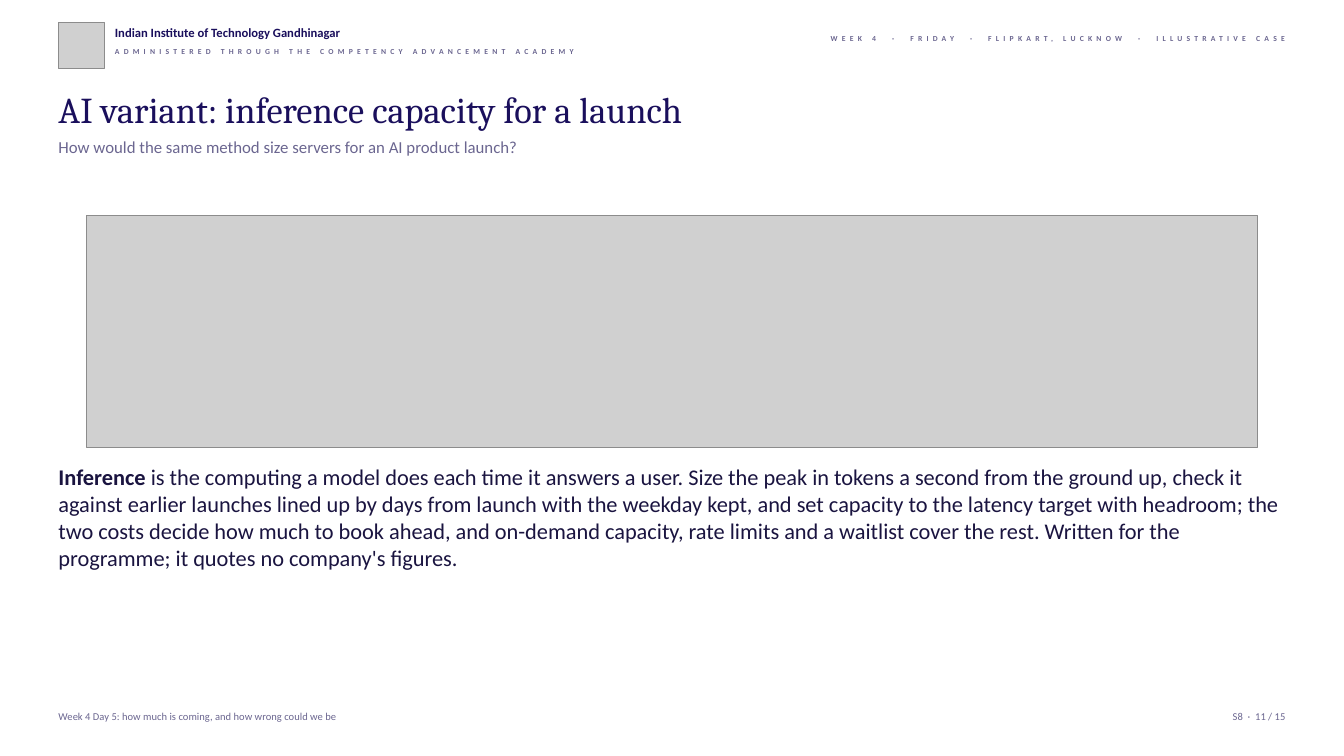
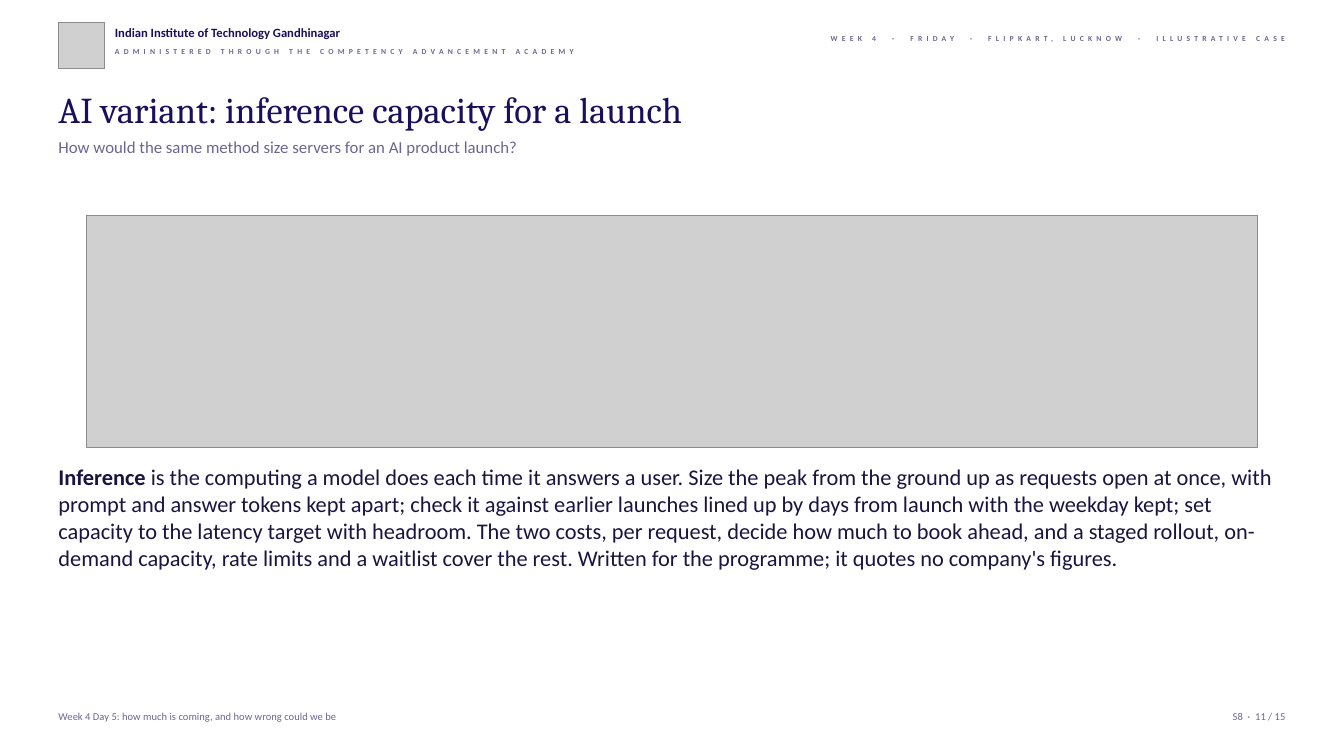
Before and after one commit to fde-academy-lab/c2-content-factory, a slide deck: slide 11 of content/W04/D5/slides/C2_W04_D05_half2_STUDENT.pptx. Drawn at 1344x756 pixels with LibreOffice and Linux fonts; fonts in the diff are those of the drawing; grey boxes stand for pictures; background and template pictures are left out. Boxes give left, top, right and bottom in pixels: in the first picture for what was removed or moved away, otherwise in the second. Text is boxed around its words. In the diff, an @@ line names an element or a change of style, - is before the commit and + after.

```diff
--- a/content/W04/D5/slides/C2_W04_D05_half2_STUDENT.pptx
+++ b/content/W04/D5/slides/C2_W04_D05_half2_STUDENT.pptx
@@ text at (x1=58, y1=469, x2=1271, y2=570): text changed @@
-Inference is the computing a model does each time it answers a user. Size the peak in tokens a second from the ground up, check it against earlier launches lined up by days from launch with the weekday kept, and set capacity to the latency target with headroom; the two costs decide how much to book ahead, and on-demand capacity, rate limits and a waitlist cover the rest. Written for the programme; it quotes no company's figures.
+Inference is the computing a model does each time it answers a user. Size the peak from the ground up as requests open at once, with prompt and answer tokens kept apart; check it against earlier launches lined up by days from launch with the weekday kept; set capacity to the latency target with headroom. The two costs, per request, decide how much to book ahead, and a staged rollout, on-demand capacity, rate limits and a waitlist cover the rest. Written for the programme; it quotes no company's figures.
```
Also in this commit, not shown: 3 other slides changed, 18 other files.
